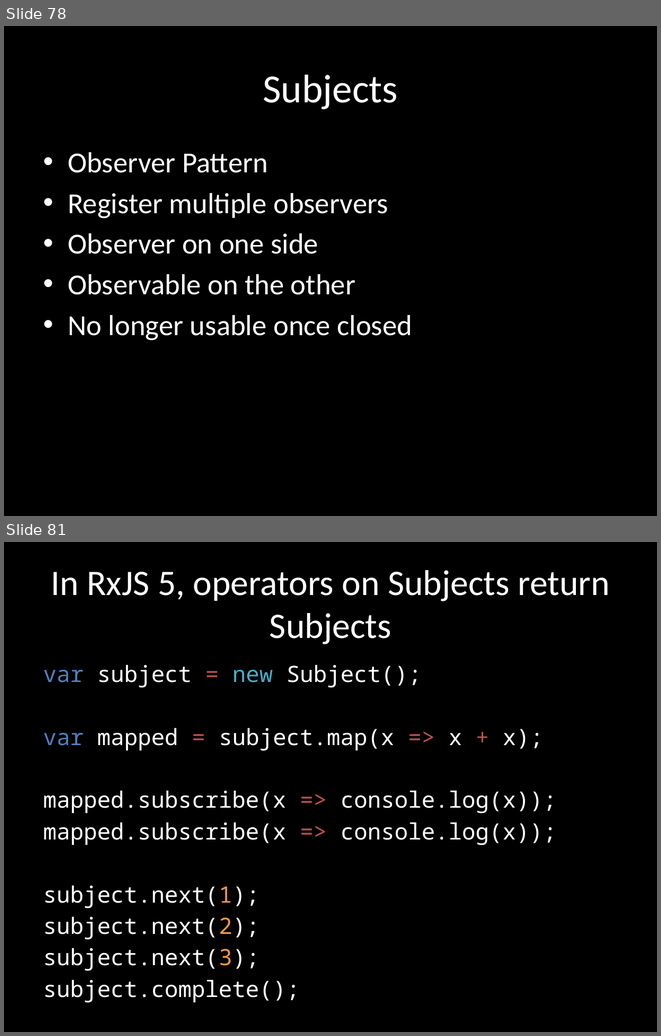
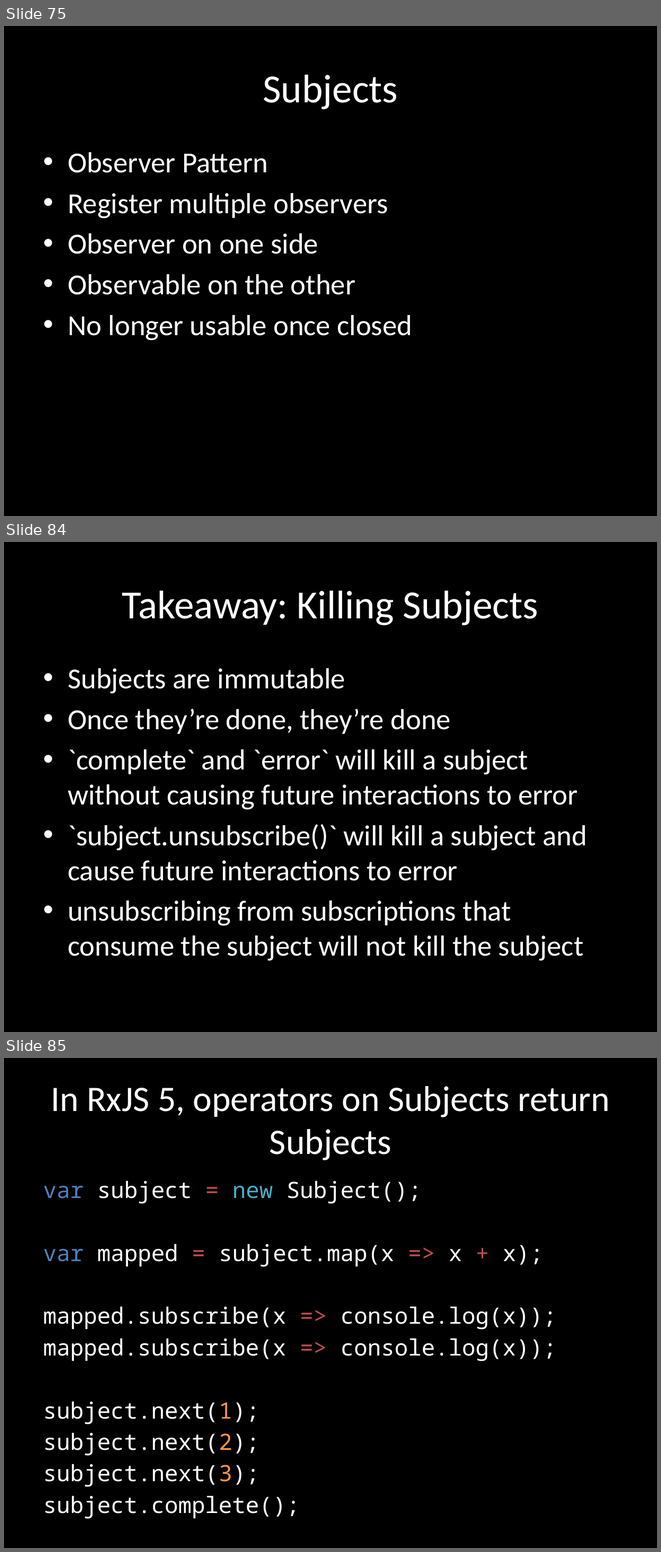
Before and after one commit to benlesh/rxjs-workshop-angular, a slide deck: rxjs-workshop.pptx. Shown one above the other, each under a label of ours: slides 78 and 81 before the commit, slides 75, 84 and 85 after it; the slides between them are not shown. The pictures are 661x1036 and 661x1552 pixels, drawn with LibreOffice and Linux fonts; fonts in the diff are those of the drawing. Boxes give left, top, right and bottom in pixels: in the first picture for what was removed or moved away, otherwise in the second. Text is boxed around its words. In the diff, an @@ line names an element or a change of style, - is before the commit and + after.

Commit message:
add subject exercies andxercises and operator exercise

```diff
--- a/rxjs-workshop.pptx
+++ b/rxjs-workshop.pptx
@@ slide 84 added at [4, 542, 657, 1032], background #000000 @@
@@ title added at [122, 590, 538, 625], 44 pt, text #FFFFFF @@
+Takeaway: Killing Subjects
@@ text added at [68, 668, 587, 961], 32 pt, text #FFFFFF @@
+• Subjects are immutable
+• Once they’re done, they’re done
+• `complete` and `error` will kill a subject without causing future interactions to error
+• `subject.unsubscribe()` will kill a subject and cause future interactions to error
+• unsubscribing from subscriptions that consume the subject will not kill the subject
@@ what was slide 78 is now slide 75 @@
@@ what was slide 81 is now slide 85 @@
```
Also in this commit, not shown: 3 slides changed, 8 other slides added, 5 slides removed, 17 other files.
